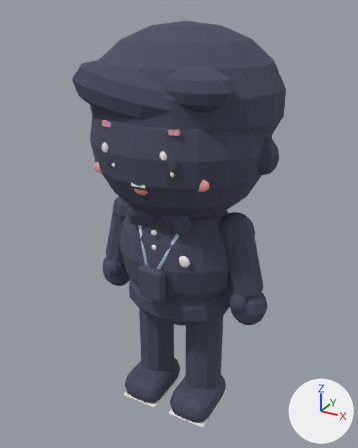
The glTF model out/avatars/av_kiko.glb, before and after one commit.
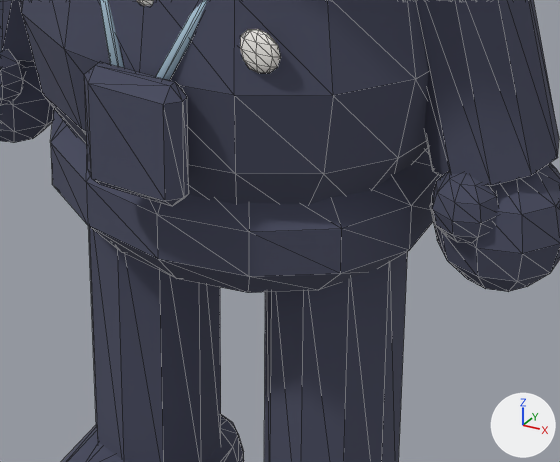
Each version appears first whole from a 50 mm lens placed at (0.737, -1.345, 1.378), pointed at (-0.02, 0.031, 0.69), and next in a close-up on the part from 32% to 74% of the width and 55% to 83% of the height. The axes (+X, +Y, +Z) are drawn at lower right. The lights are the same throughout. The first two pictures are the older version. The close-ups show mesh edges as thin lines. Where no turn or scale is listed for an object, it has been applied to the vertices. Vertices at exactly the same position are counted once.

Names of what the first close-up shows: 'SM_av_kiko_acc_badge', 'SM_av_kiko_acc_badge_outline', 'SM_av_kiko_arm_l_outline', 'SM_av_kiko_arm_r_outline', 'SM_av_kiko_hips_outline', 'SM_av_kiko_leg_l_outline', 'SM_av_kiko_leg_r_outline', 'SM_av_kiko_torso', 'SM_av_kiko_torso_outline'.
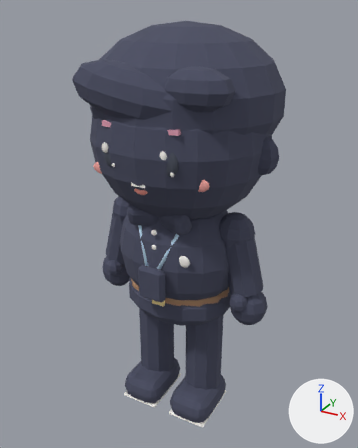
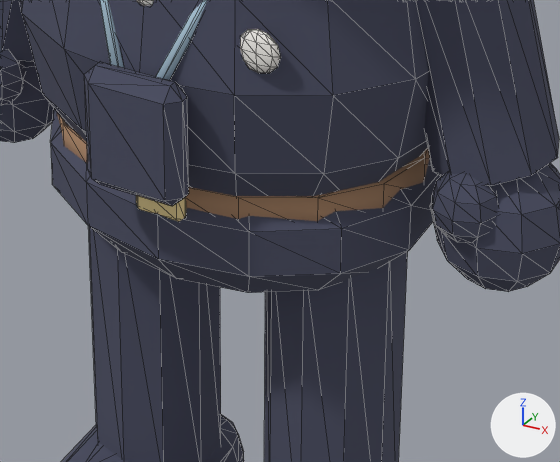
The change, as a diff of the scene's bpy script:
```diff
--- a/out/avatars/av_kiko.glb.py
+++ b/out/avatars/av_kiko.glb.py
@@ me_sm_av_kiko_hips @@
 # used by ob_sm_av_kiko_hips; location = (0.0, 0.0, 0.0)
-me_sm_av_kiko_hips.from_pydata(...)  # 86 vertices, 168 faces; spans x -0.181..0.181, y -0.146..0.146, z 0.36..0.54
+me_sm_av_kiko_hips.from_pydata(...)  # 142 vertices, 272 faces; spans x -0.185..0.185, y -0.154..0.147, z 0.36..0.54
+# me_sm_av_kiko_hips part 1: a new loose piece, a 16-sided cylinder along z spanning x -0.185..0.185, y -0.147..0.147, z 0.468..0.502, in mat_mat_wood_dark (brown #a98466)
+# me_sm_av_kiko_hips part 2: a new loose piece of 24 vertices spanning x -0.025..0.025, y -0.154..-0.142, z 0.468..0.502, in mat_mat_butter (beige #f6dfa1)
 me_sm_av_kiko_hips.materials.append(mat_mat_lavender)
+me_sm_av_kiko_hips.materials.append(mat_mat_wood_dark)  # brown #a98466
+me_sm_av_kiko_hips.materials.append(mat_mat_butter)  # beige #f6dfa1
```

What differs and where, as boxes (x1, y1, x2, y2) in the close-ups (560 x 462 px):
'SM_av_kiko_hips', reshaped (not visible before): after (57, 113, 430, 222)
part 1 of me_sm_av_kiko_hips, added (brown): after (57, 113, 430, 221)
part 2 of me_sm_av_kiko_hips, added (beige): after (136, 195, 186, 222)
